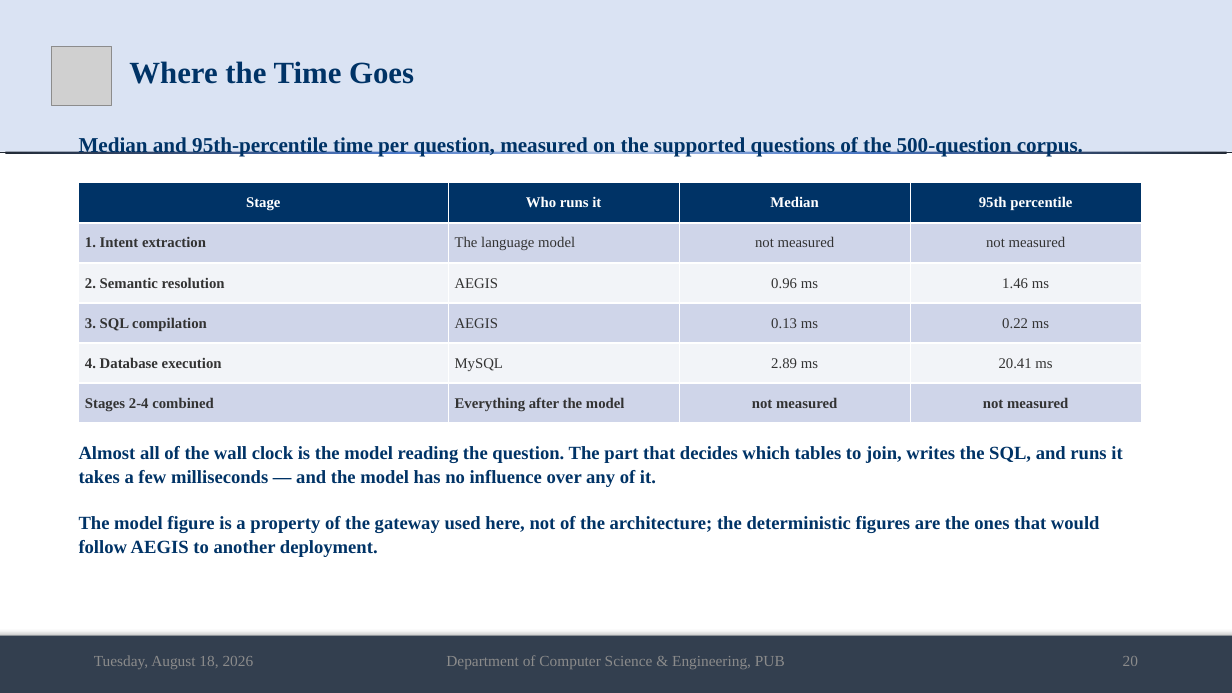
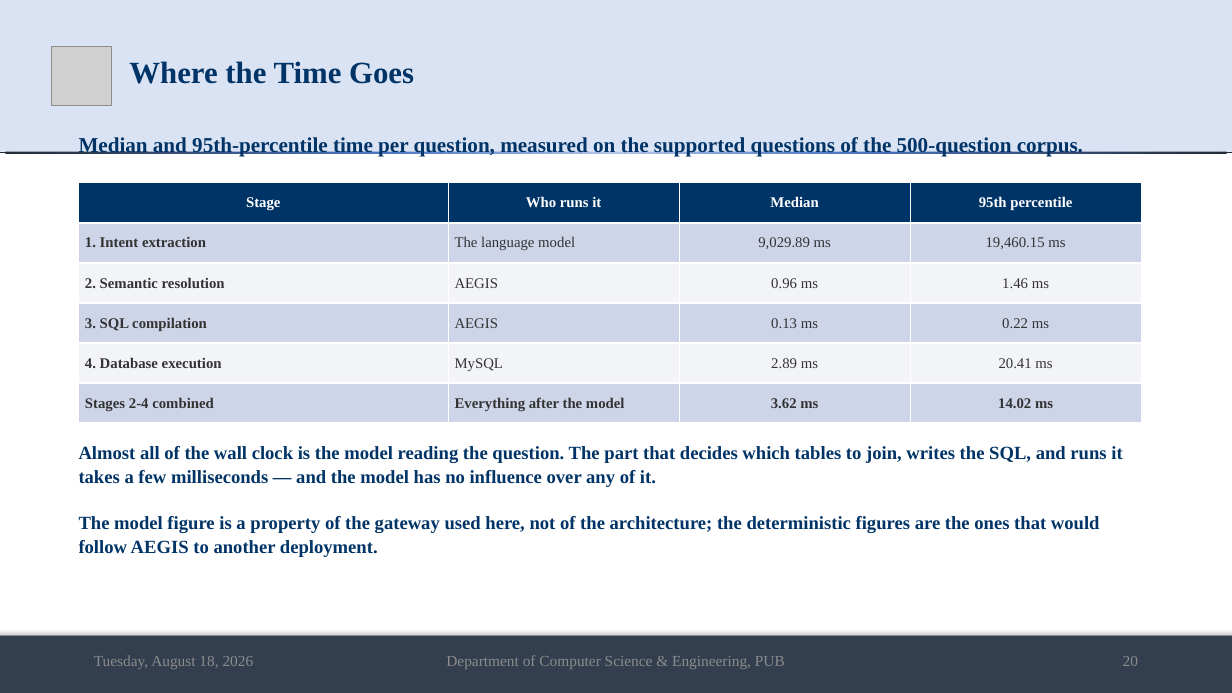
Before and after one commit to md-riaz/AEGIS-Research, a slide deck: slide 20 of docs/scripts/Md_Riaz_Final_Defense_0322310105101024.pptx. Drawn at 1232x693 pixels with LibreOffice and Linux fonts; fonts in the diff are those of the drawing; grey boxes stand for pictures. Boxes give left, top, right and bottom in pixels: in the first picture for what was removed or moved away, otherwise in the second. Text is boxed around its words. In the diff, an @@ line names an element or a change of style, - is before the commit and + after.

```diff
--- a/docs/scripts/Md_Riaz_Final_Defense_0322310105101024.pptx
+++ b/docs/scripts/Md_Riaz_Final_Defense_0322310105101024.pptx
@@ table at [79,183,1141,423] @@
-row 2, column 3: not measured
+row 2, column 3: 9,029.89 ms
-row 2, column 4: not measured
+row 2, column 4: 19,460.15 ms
-row 6, column 3: not measured
+row 6, column 3: 3.62 ms
-row 6, column 4: not measured
+row 6, column 4: 14.02 ms
```
Also in this commit, not shown: 2 other slides changed, 2 other files.
